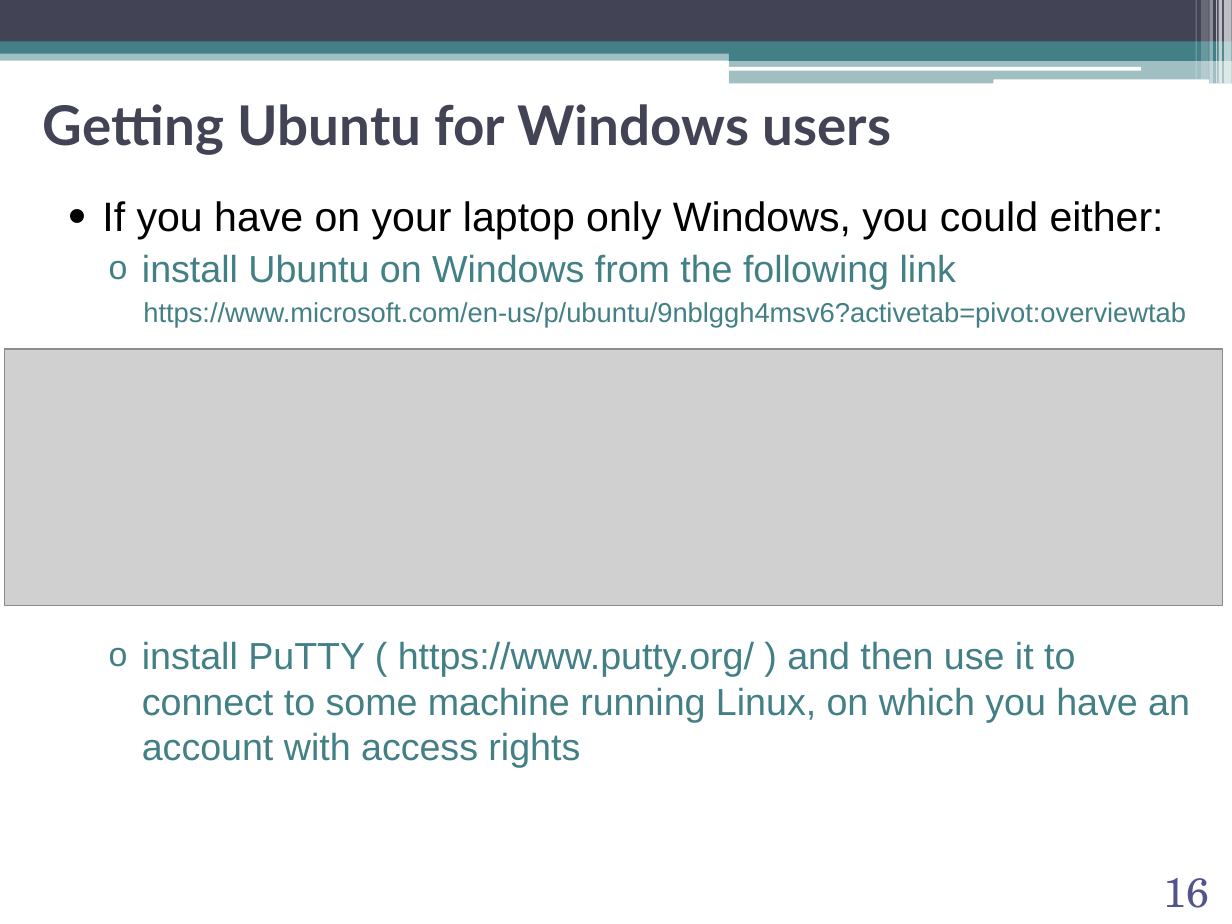
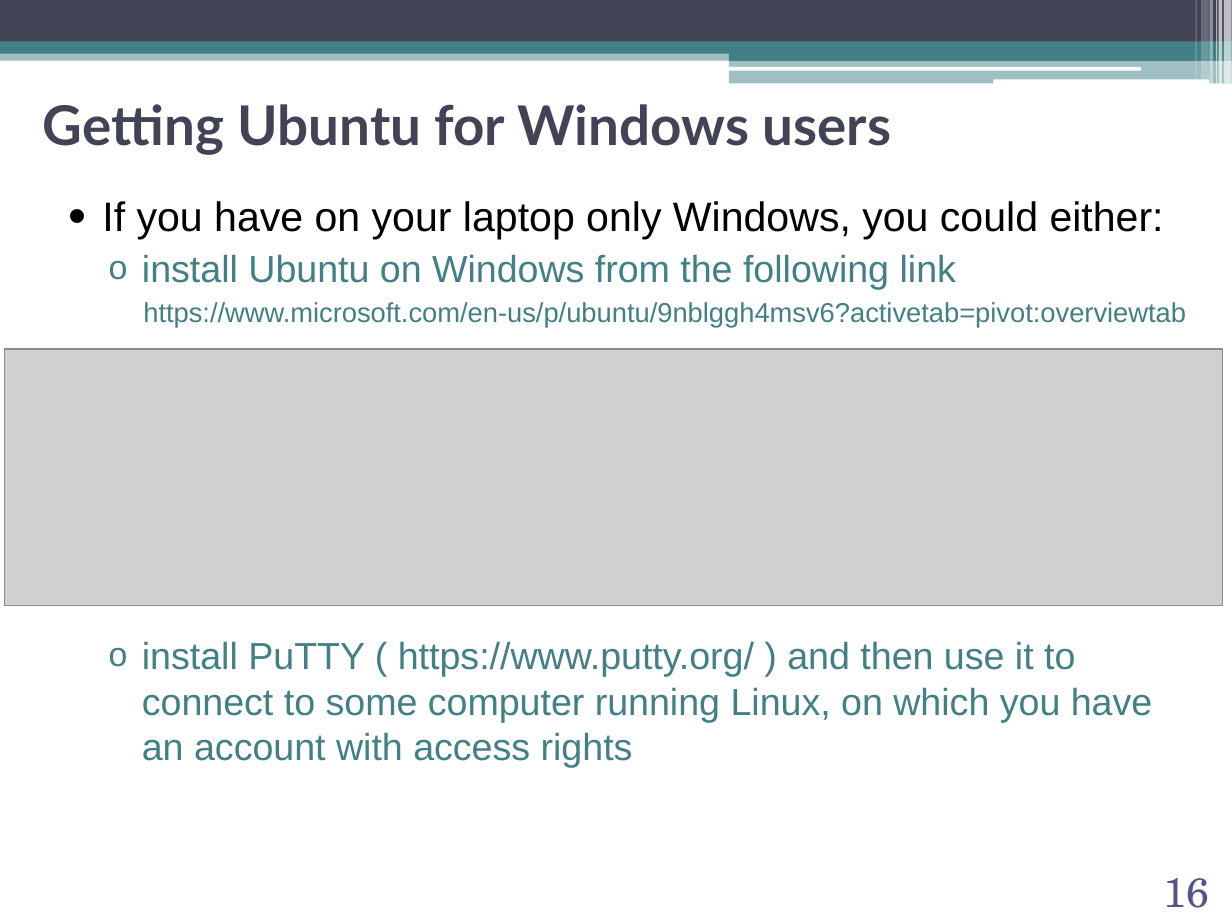
Before and after one commit to abilandz/PH8124, a slide deck: slide 16 of Lecture_1/ABilandzic_PH8124_SS2021.pptx. Drawn at 1232x924 pixels with LibreOffice and Linux fonts; fonts in the diff are those of the drawing; grey boxes stand for pictures; background and template pictures are left out. Boxes give left, top, right and bottom in pixels: in the first picture for what was removed or moved away, otherwise in the second. Text is boxed around its words. In the diff, an @@ line names an element or a change of style, - is before the commit and + after.

```diff
--- a/Lecture_1/ABilandzic_PH8124_SS2021.pptx
+++ b/Lecture_1/ABilandzic_PH8124_SS2021.pptx
@@ text at [142, 641, 1152, 767]: text changed @@
-  o install PuTTY ( https://www.putty.org/ ) and then use it to connect to some machine running Linux, on which you have an account with access rights
+  o install PuTTY ( https://www.putty.org/ ) and then use it to connect to some computer running Linux, on which you have an account with access rights
```
Also in this commit, not shown: 12 other slides changed, 1 other file.
